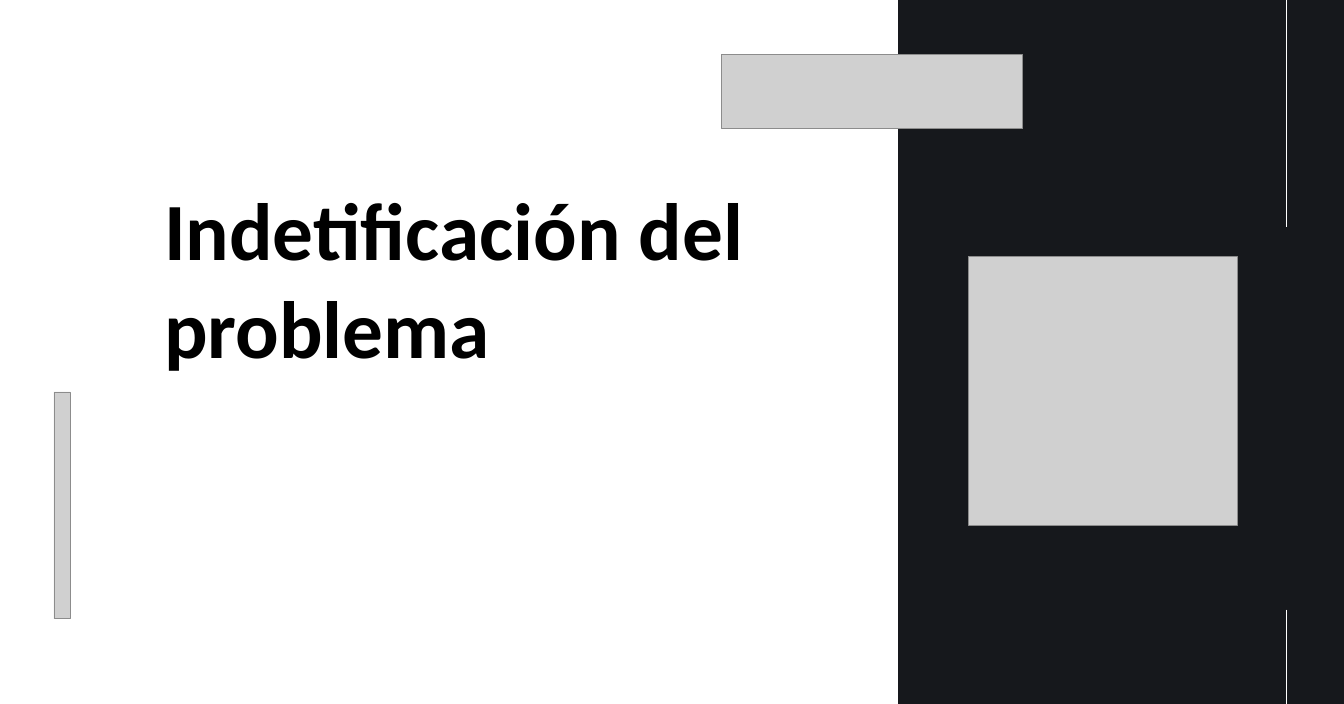
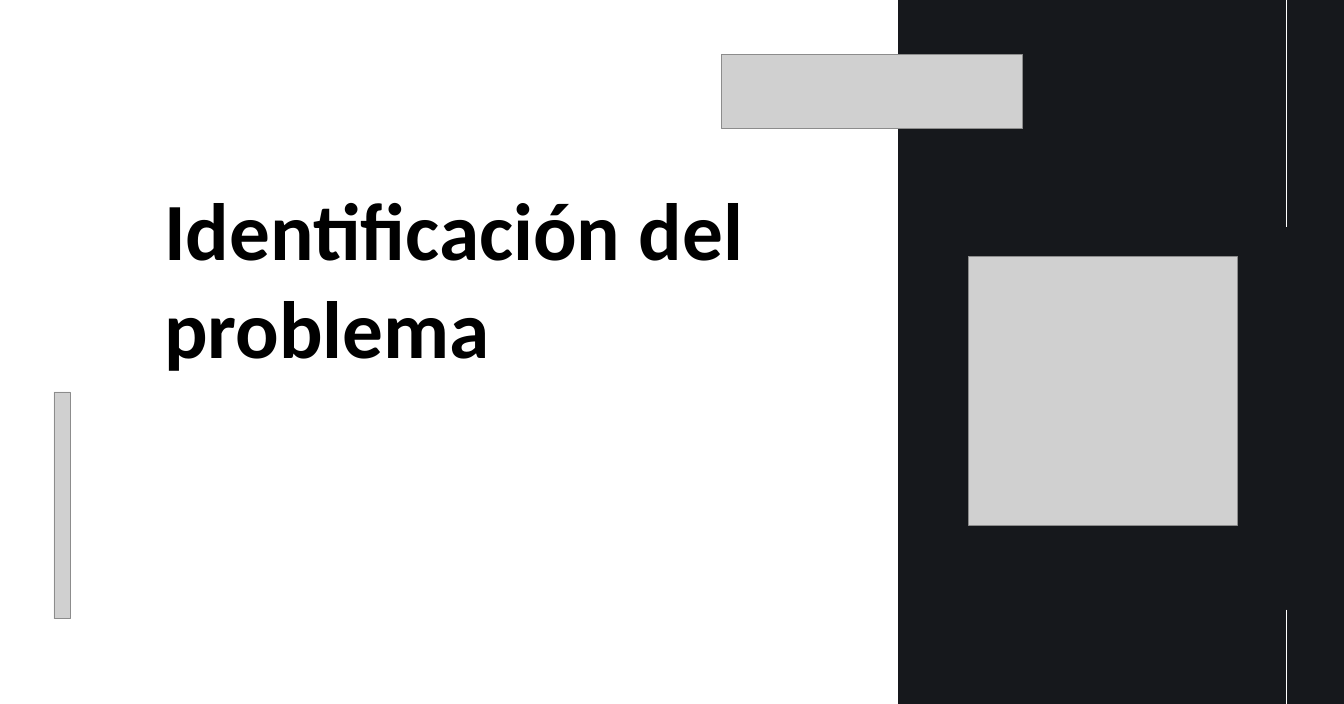
Before and after one commit to gcastillodn/python2, a slide deck: slide 3 of Proyect_Final/Demo Day - Gustavo Castillo.pptx. Drawn at 1344x704 pixels with LibreOffice and Linux fonts; fonts in the diff are those of the drawing; grey boxes stand for pictures. Boxes give left, top, right and bottom in pixels: in the first picture for what was removed or moved away, otherwise in the second. Text is boxed around its words. In the diff, an @@ line names an element or a change of style, - is before the commit and + after.

```diff
--- a/Proyect_Final/Demo Day - Gustavo Castillo.pptx
+++ b/Proyect_Final/Demo Day - Gustavo Castillo.pptx
@@ text at [164,203,743,371]: text changed @@
-Indetificación del problema
+Identificación del problema
```
Also in this commit, not shown: 1 other slide changed.
